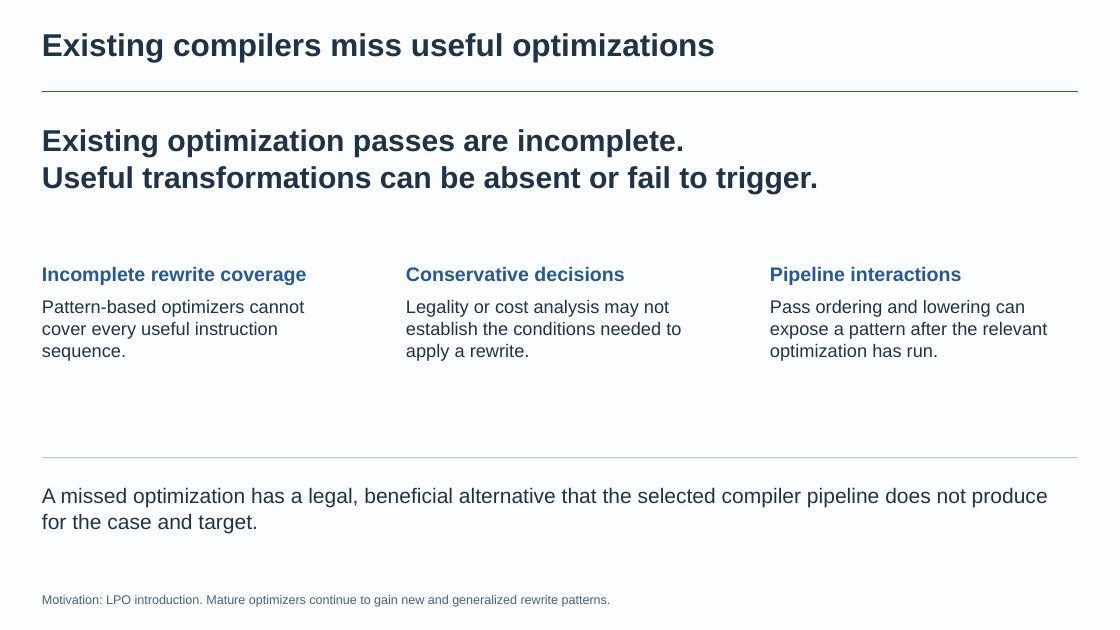
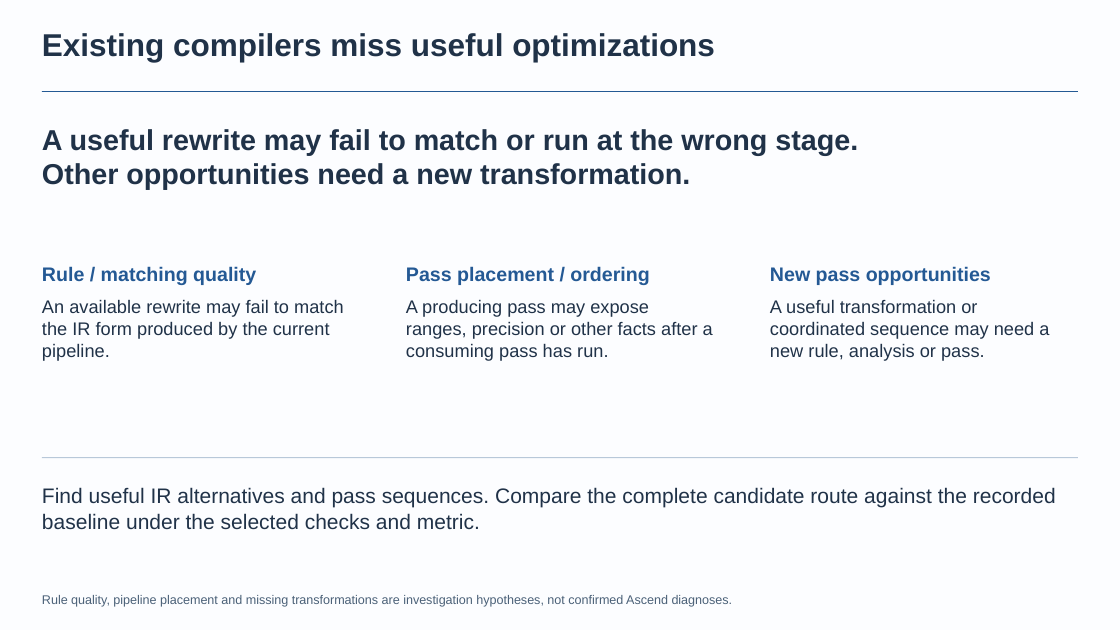
Before and after one commit to BonZirka/ascend-npu-optimization-research, a slide deck: slide 1 of output/ascend-optimization-pitch/ascend-optimization-technical.pptx. Drawn at 1120x630 pixels with LibreOffice and Linux fonts; fonts in the diff are those of the drawing. Boxes give left, top, right and bottom in pixels: in the first picture for what was removed or moved away, otherwise in the second. Text is boxed around its words. In the diff, an @@ line names an element or a change of style, - is before the commit and + after.

Commit message:
Add joint pass search and portable experiment contracts
Correct the matching-limit claim, emphasize pass placement alongside new transformations, and reframe ranges, precision and memory definedness. Add common kernel/pipeline/trial/evidence/report records and continuation across environments to the editable deck and linked framework plans.

```diff
--- a/output/ascend-optimization-pitch/ascend-optimization-technical.pptx
+++ b/output/ascend-optimization-pitch/ascend-optimization-technical.pptx
@@ text at (42,129,858,190): text changed; size 32.2 to 30.8 pt @@
-Existing optimization passes are incomplete.
-Useful transformations can be absent or fail to trigger.
+A useful rewrite may fail to match or run at the wrong stage.
+Other opportunities need a new transformation.
@@ text at (42,266,256,285): text changed @@
-Incomplete rewrite coverage
+Rule / matching quality
@@ text at (406,266,649,285): text changed @@
-Conservative decisions
+Pass placement / ordering
@@ text at (770,266,991,285): text changed @@
-Pipeline interactions
+New pass opportunities
@@ text at (42,299,344,361): text changed @@
-Pattern-based optimizers cannot cover every useful instruction sequence.
+An available rewrite may fail to match the IR form produced by the current pipeline.
@@ text at (406,299,713,361): text changed @@
-Legality or cost analysis may not establish the conditions needed to apply a rewrite.
+A producing pass may expose ranges, precision or other facts after a consuming pass has run.
@@ text at (770,299,1049,361): text changed @@
-Pass ordering and lowering can expose a pattern after the relevant optimization has run.
+A useful transformation or coordinated sequence may need a new rule, analysis or pass.
@@ text at (42,487,1056,529): text changed @@
-A missed optimization has a legal, beneficial alternative that the selected compiler pipeline does not produce for the case and target.
+Find useful IR alternatives and pass sequences. Compare the complete candidate route against the recorded baseline under the selected checks and metric.
@@ text at (42,595,733,607): text changed @@
-Motivation: LPO introduction. Mature optimizers continue to gain new and generalized rewrite patterns.
+Rule quality, pipeline placement and missing transformations are investigation hypotheses, not confirmed Ascend diagnoses.
```
Also in this commit, not shown: 11 other slides changed, 3 slides added, 9 other files.
